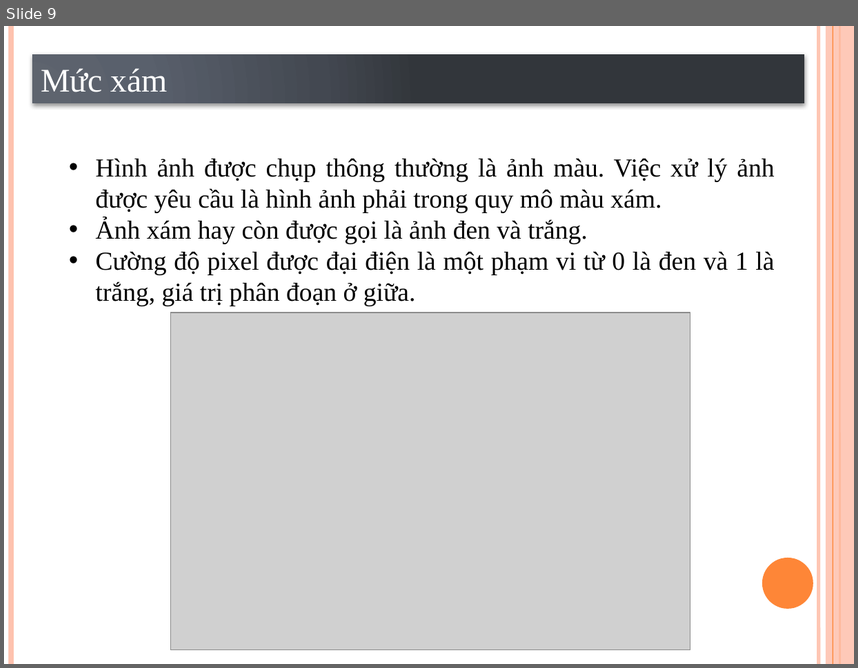
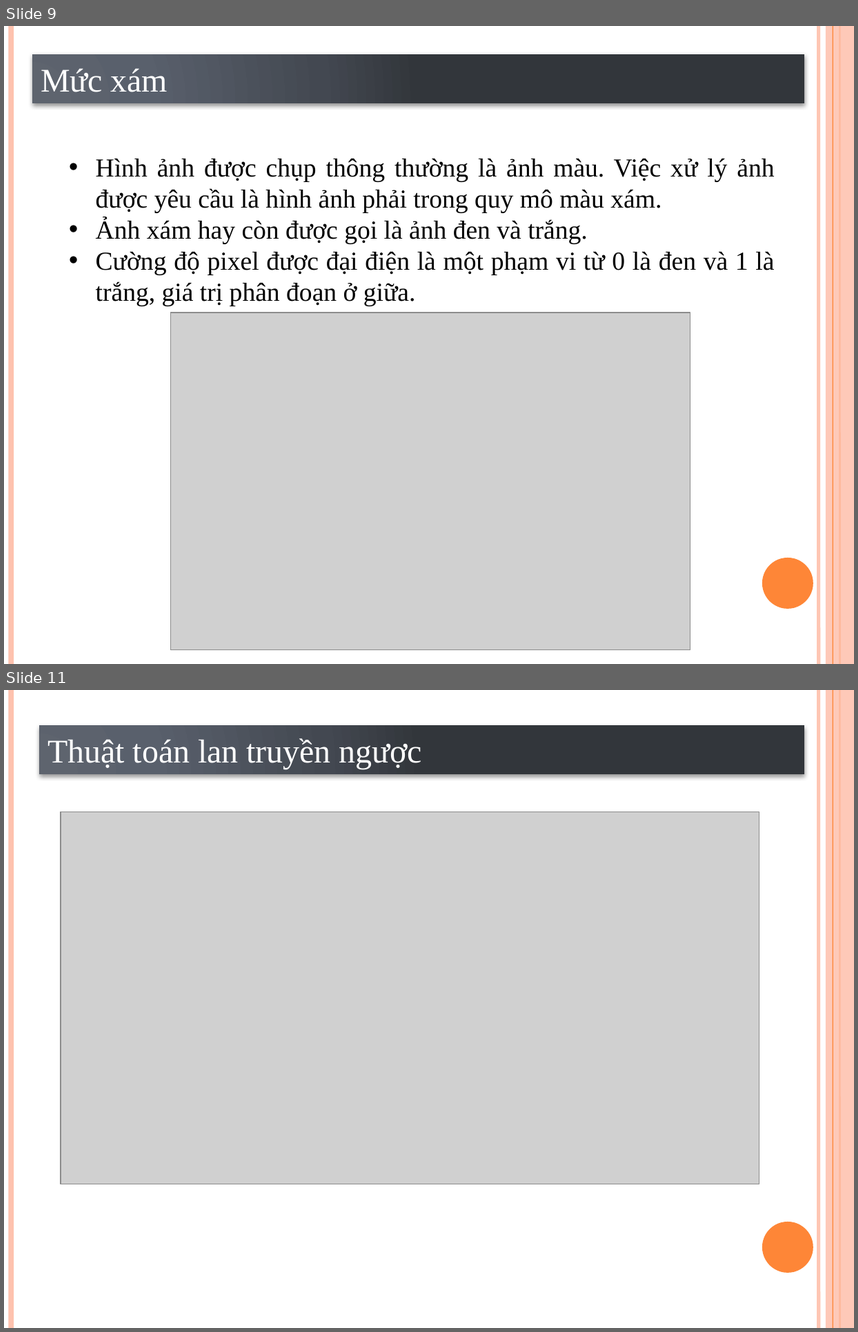
Before and after one commit to VoLeKhanhDuy/Xu_Ly_Anh, a slide deck: Optical character recognition using template matching.pptx. Shown one above the other, each under a label of ours: slide 9 before the commit, slides 9 and 11 after it; the slides between them are not shown. The pictures are 858x668 and 858x1332 pixels, drawn with LibreOffice and Linux fonts; fonts in the diff are those of the drawing; grey boxes stand for pictures. Boxes give left, top, right and bottom in pixels: in the first picture for what was removed or moved away, otherwise in the second. Text is boxed around its words. In the diff, an @@ line names an element or a change of style, - is before the commit and + after.

```diff
--- a/Optical character recognition using template matching.pptx
+++ b/Optical character recognition using template matching.pptx
@@ slide 11 added at [4,690,854,1328], background #FFFFFF; not listed: 6 template elements that a slide beside it also shows @@
@@ rectangle added at [40,726,805,774], fill gradient #5E656F to #5B616B to #444951 to #32363C, 28 pt, text #FFFFFF @@
+Thuật toán lan truyền ngược
@@ picture added at [61,811,760,1183] @@
```
Also in this commit, not shown: 5 other slides added.
